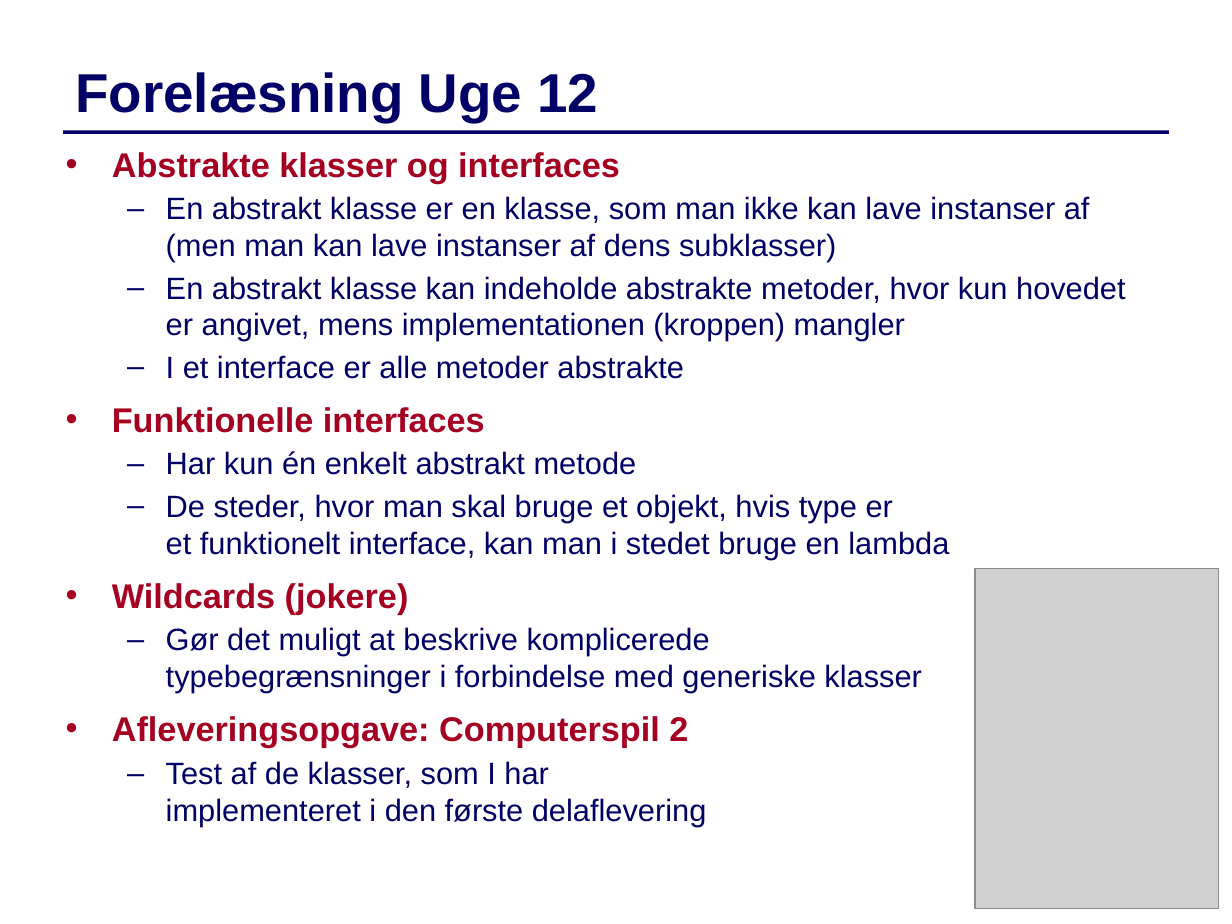
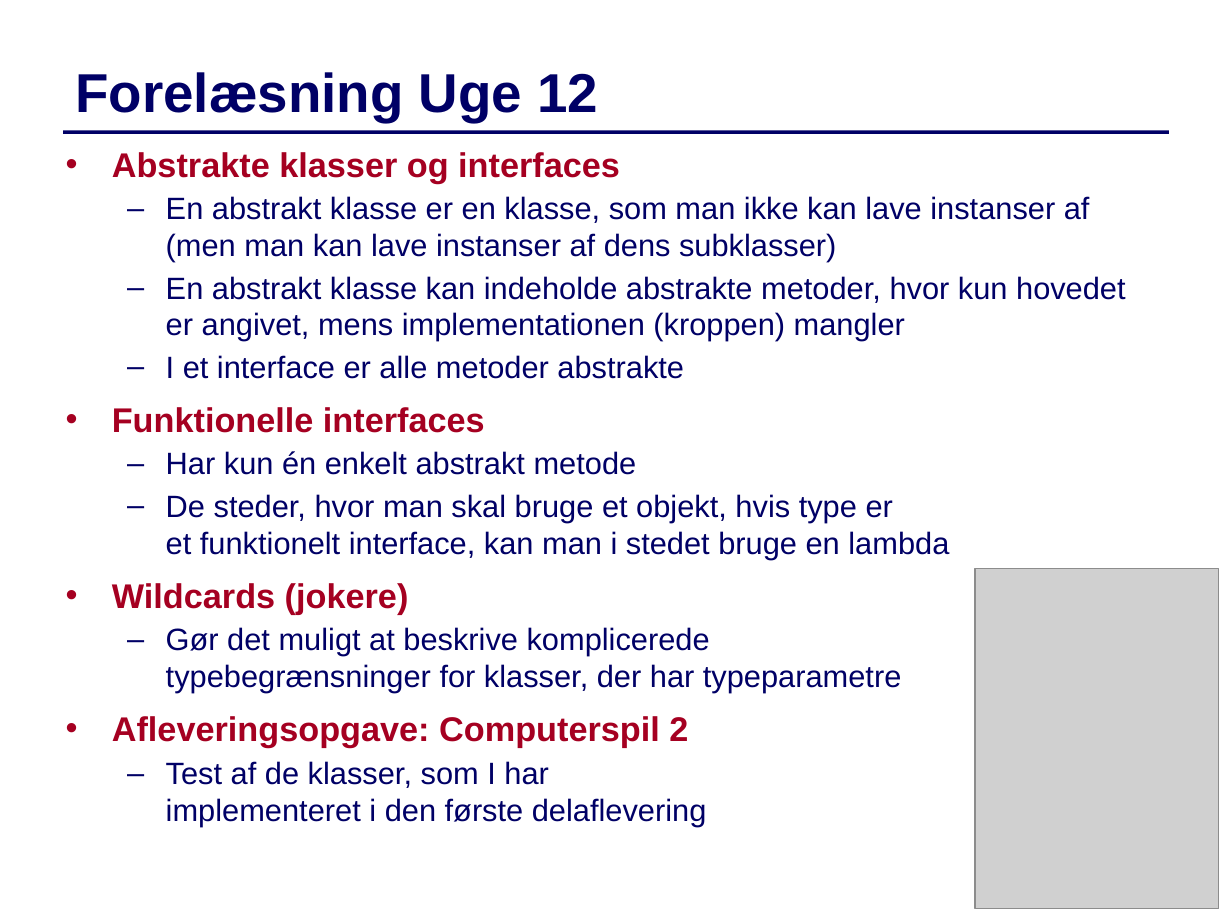
Before and after one commit to IntProgAU/Materiale, a slide deck: slide 1 of web/e22/uge_12/Slides-Uge12.pptx. Drawn at 1232x924 pixels with LibreOffice and Linux fonts; fonts in the diff are those of the drawing; grey boxes stand for pictures. Boxes give left, top, right and bottom in pixels: in the first picture for what was removed or moved away, otherwise in the second. Text is boxed around its words. In the diff, an @@ line names an element or a change of style, - is before the commit and + after.

```diff
--- a/web/e22/uge_12/Slides-Uge12.pptx
+++ b/web/e22/uge_12/Slides-Uge12.pptx
@@ text at [166,627,901,693]: text changed @@
-  – Gør det muligt at beskrive komplicerede
-    typebegrænsninger i forbindelse med generiske klasser
+  – Gør det muligt at beskrive komplicerede
+    typebegrænsninger for klasser, der har typeparametre
```
Also in this commit, not shown: 5 other slides changed, 1 other file.
